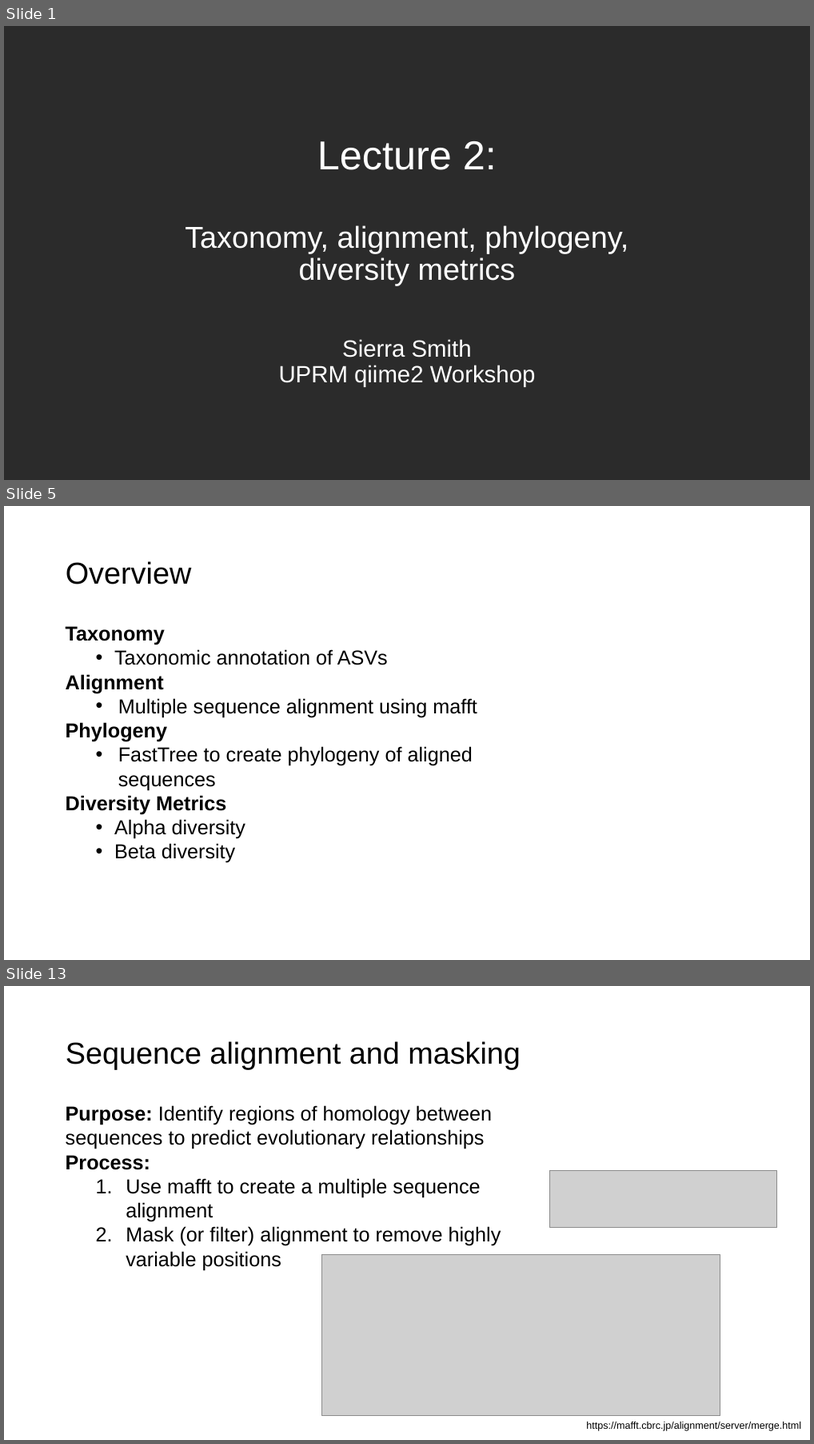
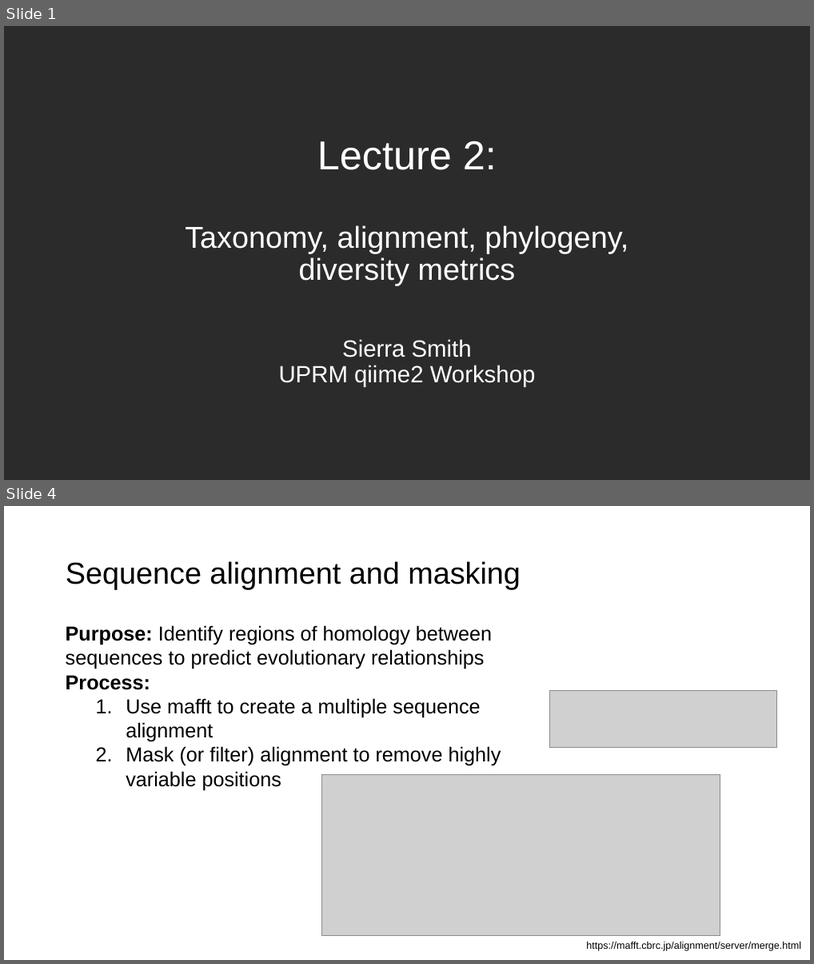
Before and after one commit to sabahzero/UPRM_QIIME2workshop, a slide deck: lectures/Lecture2_Smith.pptx. Shown one above the other, each under a label of ours: slides 1, 5 and 13 before the commit, slides 1 and 4 after it; the slides between them are not shown. The pictures are 814x1444 and 814x964 pixels, drawn with LibreOffice and Linux fonts; fonts in the diff are those of the drawing; grey boxes stand for pictures; background and template pictures are left out; a plain dark background stands for a picture behind light text. Boxes give left, top, right and bottom in pixels: in the first picture for what was removed or moved away, otherwise in the second. Text is boxed around its words. In the diff, an @@ line names an element or a change of style, - is before the commit and + after.

```diff
--- a/lectures/Lecture2_Smith.pptx
+++ b/lectures/Lecture2_Smith.pptx
@@ slide 5 removed at [4,506,810,960], background #FFFFFF @@
@@ title removed at [66,561,191,584] @@
-Overview
@@ text removed at [66,626,478,863] @@
-Taxonomy
-  • Taxonomic annotation of ASVs
-Alignment
-  • Multiple sequence alignment using mafft
-Phylogeny
-  • FastTree to create phylogeny of aligned sequences
-Diversity Metrics
-  • Alpha diversity
-  • Beta diversity
@@ what was slide 13 is now slide 4 @@
```
Also in this commit, not shown: 1 slide changed, 3 slides added, 9 other slides removed.
